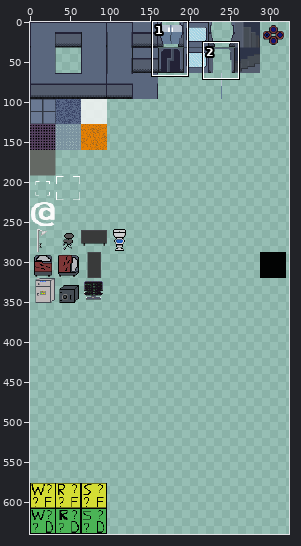
A sprite sheet gets an edit: NamelessRogue/Content/Sprites/tileset2.png. Above, an overview of the earlier version with the close-up marked.
Close-up. Old version:
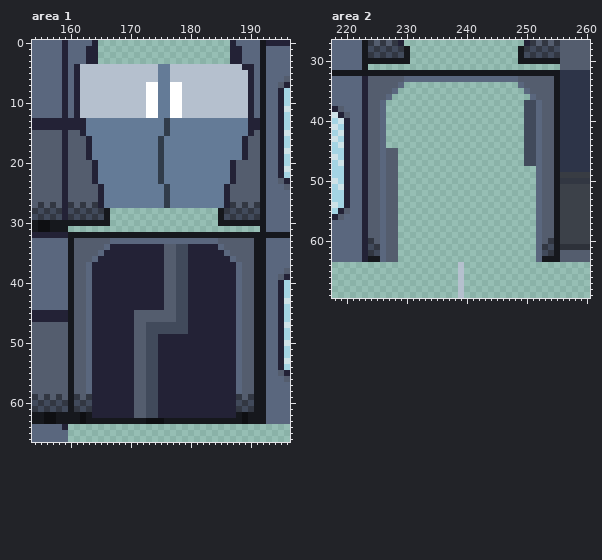
The file is 640x640 pixels. Pixels under 10% opacity are left out. Colours within 5 levels of each other are drawn and written as one. Shown: area 1: x 154..196, y 0..66; area 2: x 218..260, y 27..69. The wide view leaves out empty margins.
The same view after the edit:
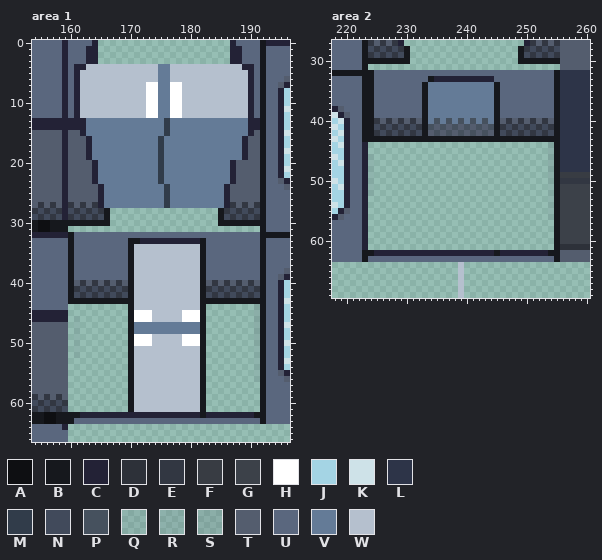
Palette (. is transparent): A #0e0f12  B #16181d  C #232236  D #2d3139  E #323742  F #383c43  G #3c4149  H #ffffff  J #a4d4e4  K #cee2e8  L #2d3448  M #313c4a  N #414a5b  P #46515e  Q #545d6e1a  R #545d6e22  S #545d6e2a  T #545d6e  U #5a677e  V #647b97  W #b5c0ce
Commit: furniture animation fix;
Diff:
Changed rows in their new state; - is an unchanged pixel.
Area 1:
first column x 162:
 4 C
first column x 160:
32 -UUUUUUUUUUUUUUUUUUUUUUUUUUUUUUU
33 -UUUUUU---BBCCCCCCCCCCB--UUUUUUU
34 -UUUUU-UUUBWWWWWWWWWWWBUU-UUUUUU
35 -UUUU-UUUUBWWWWWWWWWWWBUUU-UUUUU
36 -UUU-UUUUUBWWWWWWWWWWWBUUUU-UUUU
37 -UU-UUUUUUBWWWWWWWWWWWBUUUUU-UUU
38 -UU-UUUUUUBWWWWWWWWWWWBUUUUU-UUU
39 -UU-UUUUUUBWWWWWWWWWWWBUUUUU-UUU
40 --ETETETETBWWWWWWWWWWWBTETETE-ET
41 -ENENENENEBWWWWWWWWWWWBENENENENE
42 -NENENENENBWWWWWWWWWWWBNENENENEN
43 -BBBBBBBBBBWWWWWWWWWWWBBBBBBBBB-
44 ..........BWWWWWWWWWWWB........S
45 ..........BHHHWWWWWHHHB........S
46 .Q........BHHHWWWWWHHHB........S
47 .Q........BVVVVVVVVVVVB........S
48 .Q........BVVVVVVVVVVVB........S
49 .Q........BHHHWWWWWHHHB........S
50 .Q........BHHHWWWWWHHHB........R
51 .Q........BWWWWWWWWWWWB........Q
52 .Q........BWWWWWWWWWWWB........Q
53 ..........BWWWWWWWWWWWB........Q
54 ..........BWWWWWWWWWWWB........Q
55 ..........BWWWWWWWWWWWB........Q
56 ..........BWWWWWWWWWWWB........Q
57 ..........BWWWWWWWWWWWB.........
58 ..........BWWWWWWWWWWWB.........
59 ..........BWWWWWWWWWWWB.........
60 ..........BWWWWWWWWWWWB.........
61 ..........BWWWWWWWWWWWB.........
62 --CC-------CCCC-------B-----CCC-
63 -UUUUUUUUUUUUUUUUUUUUUUUUUUUUUUU
Area 2:
first column x 223:
32 --UUUUUUUUUUUUUUUUUUUUUUUUUUUUUU
33 BBUUUUU----BCCCCCCCCCC----UUUUUU
34 BBUUUU-UUUBVVVVVVVVVVVBUUU-UUUUU
35 BBUUU-UUUUBVVVVVVVVVVVBUUUU-UUUU
36 BBUU-UUUUUBVVVVVVVVVVVBUUUUU-UUU
37 BBU-UUUUUUBVVVVVVVVVVVBUUUUUU-UU
38 BBU-UUUUUUBVVVVVVVVVVVBUUUUUU-UU
39 BBU-UUUUUUBVVVVVVVVVVVBUUUUUU-UU
40 BBETETETETBVPVPVPVPVPVBTETETETE-
41 BBNENENENEBPTPTPTPTPTPBENENE-ENE
42 BBENENENENBTPTPTPTPTPTBNENE-ENEN
43 BBBBBBBBBBBBBBBBBBBBBBBBBBBBBBBB
44 -...-----------------------....S
45 -.....---------------------....S
46 -Q....---------------------....S
47 -Q....---------------------....S
48 -Q....-----------------------..S
49 -Q....-----------------------..S
50 -Q....-----------------------..R
51 -Q....-----------------------..Q
52 -Q....-----------------------..Q
53 -.....-----------------------..Q
54 -.....-----------------------..Q
55 -.....-----------------------..Q
56 -.....-----------------------..Q
57 -.....-----------------------...
58 -.....-----------------------...
59 -.....-----------------------...
60 -.....-----------------------...
61 -.....-----------------------...
62 BBCCCCCCCCCCCCCCCCCCCCBCCCCCCCCB
63 BUU-UUUUUUUUUUUUUUUUUUUUUUUUU-UU
